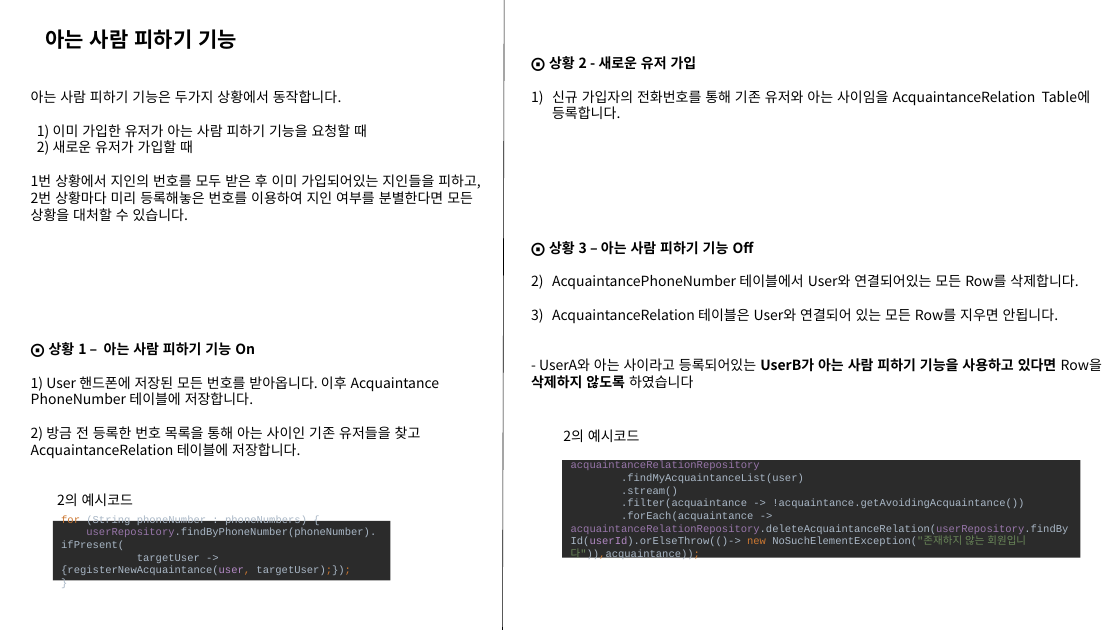
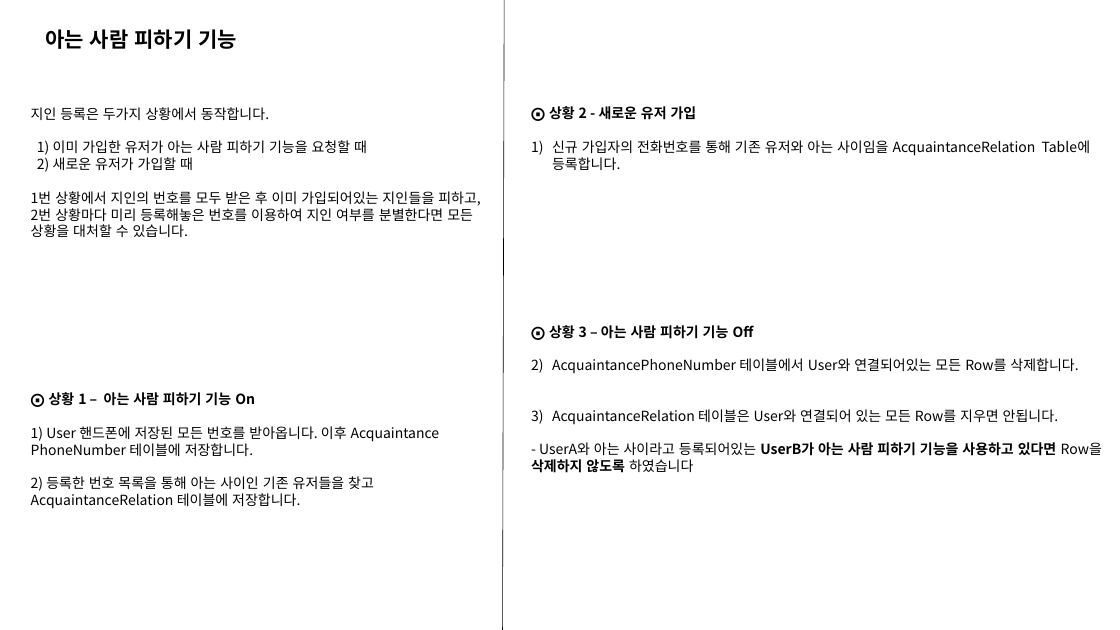
Before and after one commit to ohjinhokor/PortFolio, a slide deck: slide 5 of 오진호 포트폴리오.pptx. Drawn at 1120x630 pixels with LibreOffice and Linux fonts; fonts in the diff are those of the drawing; background and template pictures are left out. Boxes give left, top, right and bottom in pixels: in the first picture for what was removed or moved away, otherwise in the second. Text is boxed around its words. In the diff, an @@ line names an element or a change of style, - is before the commit and + after.

```diff
--- a/오진호 포트폴리오.pptx
+++ b/오진호 포트폴리오.pptx
@@ text "⨀ 상황 2 - 새로운 ..." rewrapped from (531,56,1102,389) to (531,106,1102,473) @@
@@ text at (31,107,269,120): text changed @@
-아는 사람 피하기 기능은 두가지 상황에서 동작합니다.
+지인 등록은 두가지 상황에서 동작합니다.
@@ text removed at (563,429,640,442) @@
-2의 예시코드
@@ text at (31,476,374,509): text changed @@
-2) 방금 전 등록한 번호 목록을 통해 아는 사이인 기존 유저들을 찾고 AcquaintanceRelation 테이블에 저장합니다.
+2) 등록한 번호 목록을 통해 아는 사이인 기존 유저들을 찾고 AcquaintanceRelation 테이블에 저장합니다.
@@ rectangle removed at (562,460,1081,558) @@
-acquaintanceRelationRepository
-.findMyAcquaintanceList(user)
-.stream()
-.filter(acquaintance -> !acquaintance.getAvoidingAcquaintance())
-.forEach(acquaintance -> acquaintanceRelationRepository.deleteAcquaintanceRelation(userRepository.findById(userId).orElseThrow(()-> new NoSuchElementException("존재하지 않는 회원입니다")),acquaintance));
@@ text removed at (57,493,134,506) @@
-2의 예시코드
@@ rectangle removed at (53,521,391,581) @@
-for (String phoneNumber : phoneNumbers) {
-userRepository.findByPhoneNumber(phoneNumber).ifPresent(
-targetUser -> {registerNewAcquaintance(user, targetUser);});
-}
```
Also in this commit, not shown: 4 other slides changed, 6 slides added, 2 slides removed, 4 other files.
